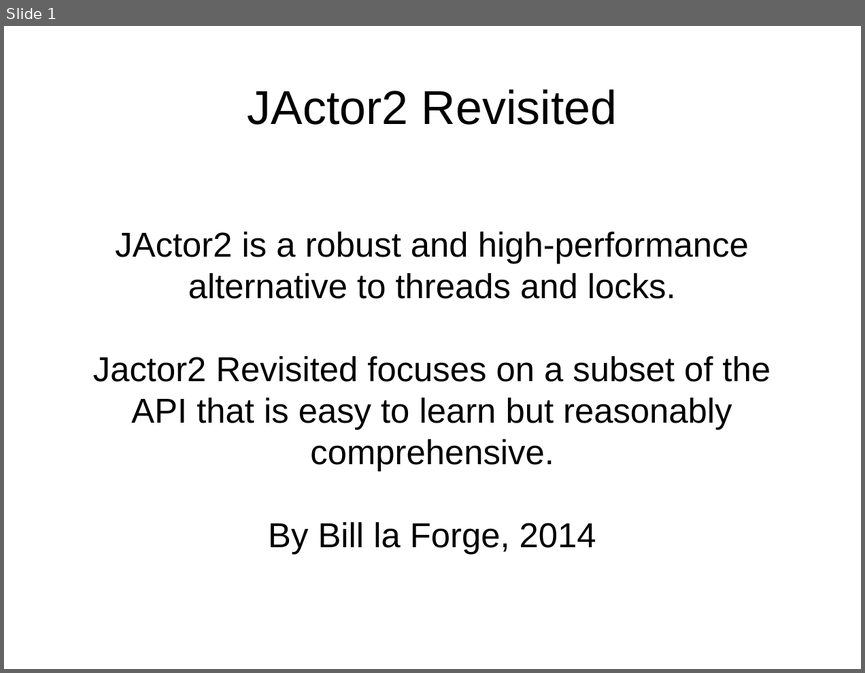
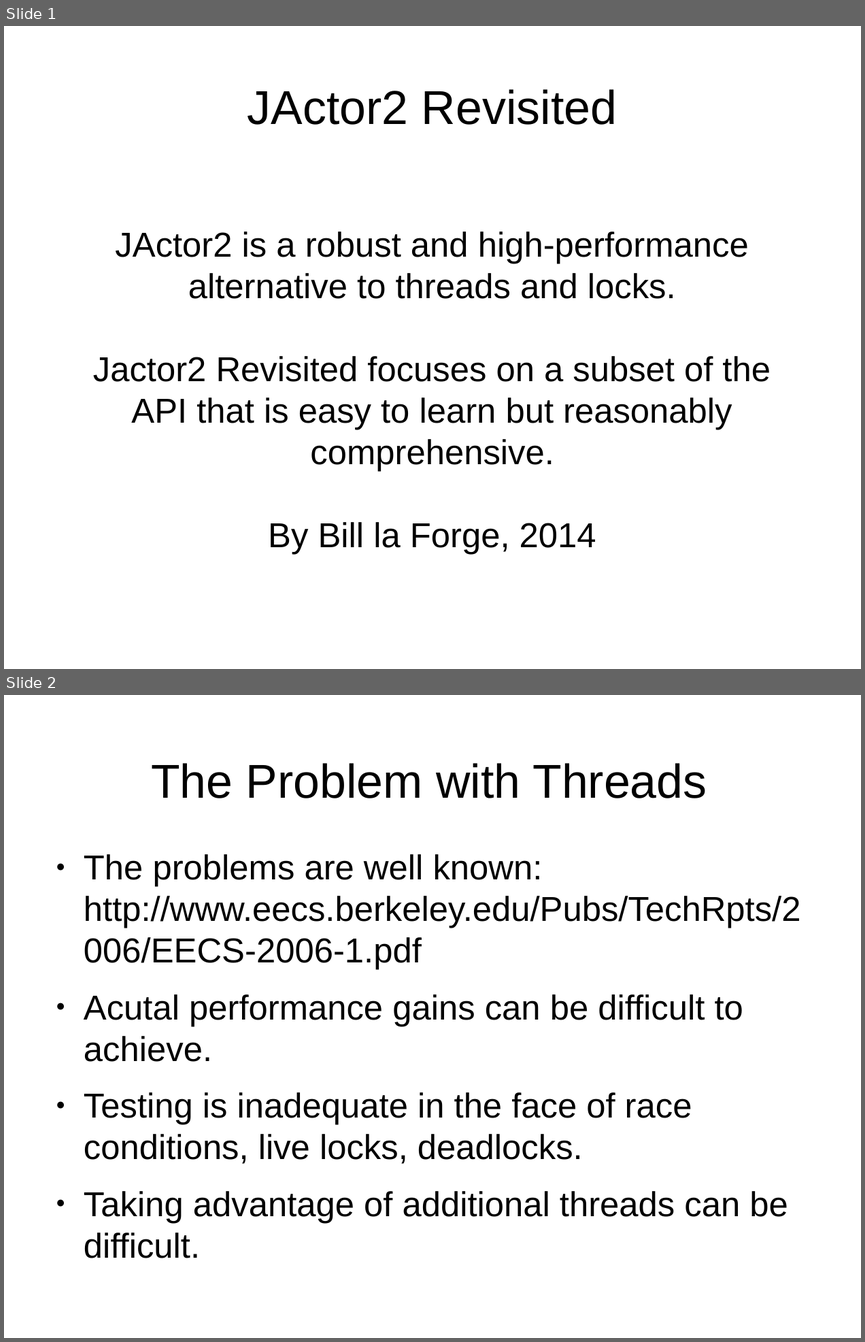
Before and after one commit to laforge49/JActor2, a slide deck: docs/JActor2Revisited.odp. Shown one above the other, each under a label of ours: slide 1 before the commit, slides 1 and 2 after it. The pictures are 865x673 and 865x1342 pixels, drawn with LibreOffice and Linux fonts; fonts in the diff are those of the drawing. Boxes give left, top, right and bottom in pixels: in the first picture for what was removed or moved away, otherwise in the second. Text is boxed around its words. In the diff, an @@ line names an element or a change of style, - is before the commit and + after.

```diff
--- a/docs/JActor2Revisited.odp
+++ b/docs/JActor2Revisited.odp
@@ slide 2 added at <box>4,695,861,1338</box>, background #FFFFFF @@
@@ title added at <box>151,763,706,798</box>, 44 pt, text #000000 @@
+The Problem with Threads
@@ text added at <box>84,854,801,1258</box>, 32 pt, text #000000 @@
+● The problems are well known: http://www.eecs.berkeley.edu/Pubs/TechRpts/2006/EECS-2006-1.pdf
+● Acutal performance gains can be difficult to achieve.
+● Testing is inadequate in the face of race conditions, live locks, deadlocks.
+● Taking advantage of additional threads can be difficult.
```
Also in this commit, not shown: 2 slides changed, 1 other slide added, 1 slide removed, 2 other files.
